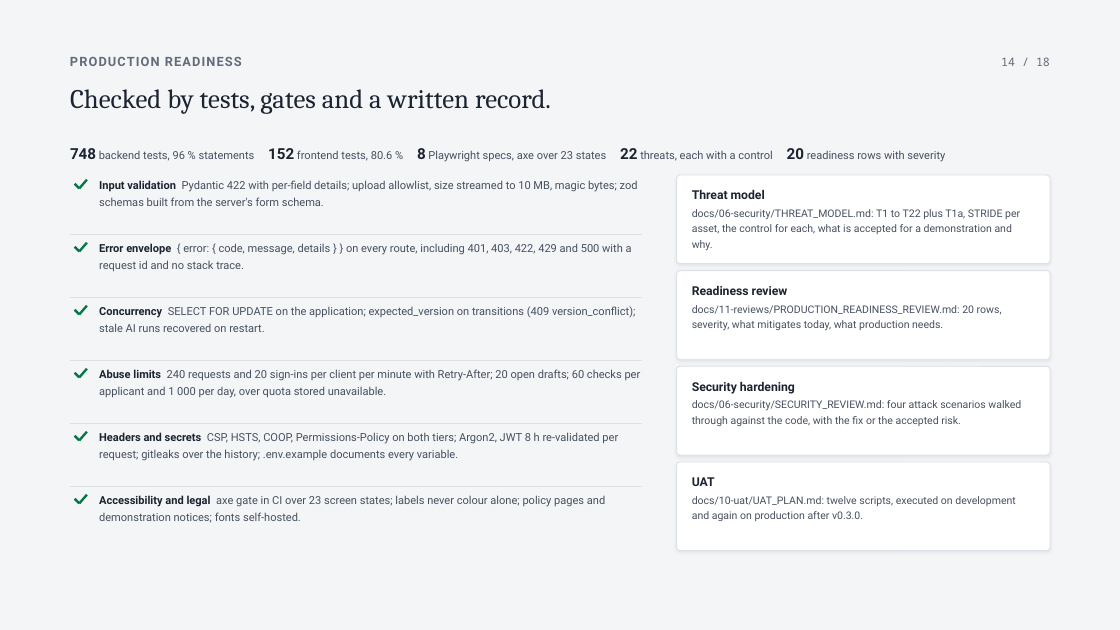
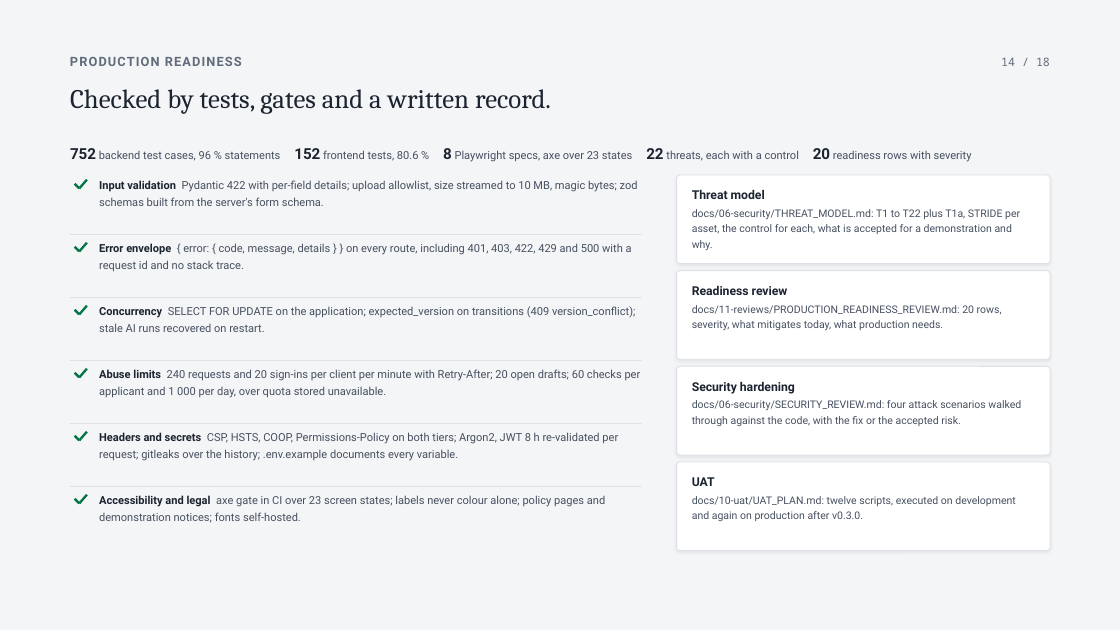
Before and after one commit to SuhaasNv/permitflow, a slide deck: slide 14 of docs/13-debrief/technical-deck/PermitFlow-technical.pptx. Drawn at 1120x630 pixels with LibreOffice and Linux fonts; fonts in the diff are those of the drawing. Boxes give left, top, right and bottom in pixels: in the first picture for what was removed or moved away, otherwise in the second. Text is boxed around its words. In the diff, an @@ line names an element or a change of style, - is before the commit and + after.

Commit message:
fix: operator refusals, layering test, audit purge, JWT secret
Four findings from the review: operator 409 bodies carried internal status codes; the layering test missed bare app.models imports; draft deletion deleted audit rows outside the repository the docs called append-only; a fallback JWT secret existed when JWT_SECRET was empty in the test environment.

```diff
--- a/docs/13-debrief/technical-deck/PermitFlow-technical.pptx
+++ b/docs/13-debrief/technical-deck/PermitFlow-technical.pptx
@@ text at <box>70,148,972,162</box>: text changed @@
-748 backend tests, 96 % statements 152 frontend tests, 80.6 % 8 Playwright specs, axe over 23 states 22 threats, each with a control 20 readiness rows with severity
+752 backend test cases, 96 % statements 152 frontend tests, 80.6 % 8 Playwright specs, axe over 23 states 22 threats, each with a control 20 readiness rows with severity
```
Also in this commit, not shown: 2 other slides changed, 24 other files.
